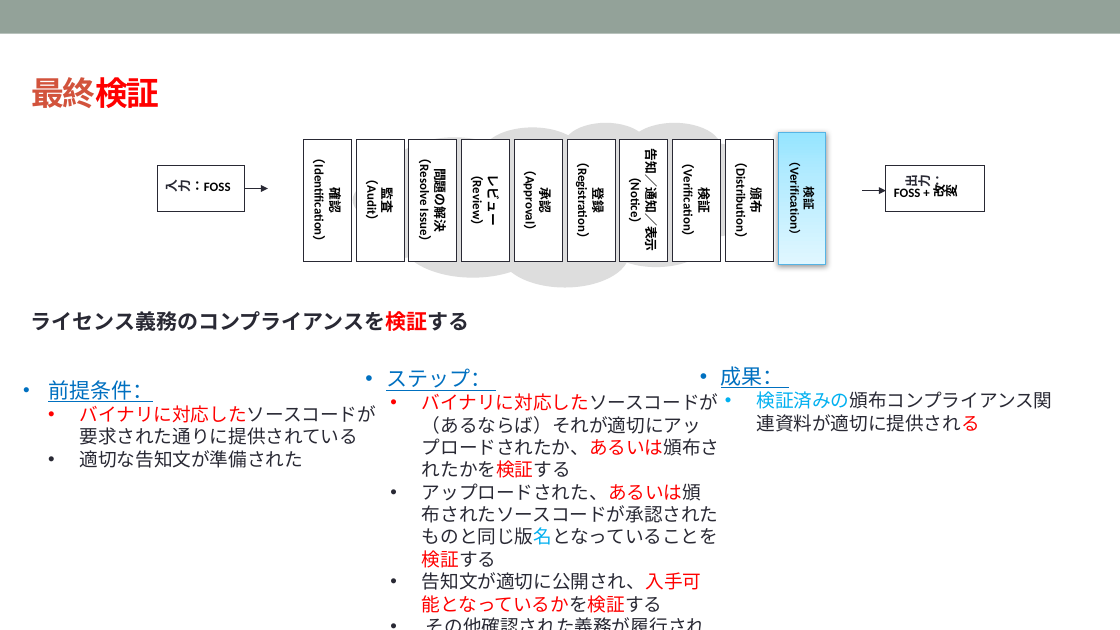
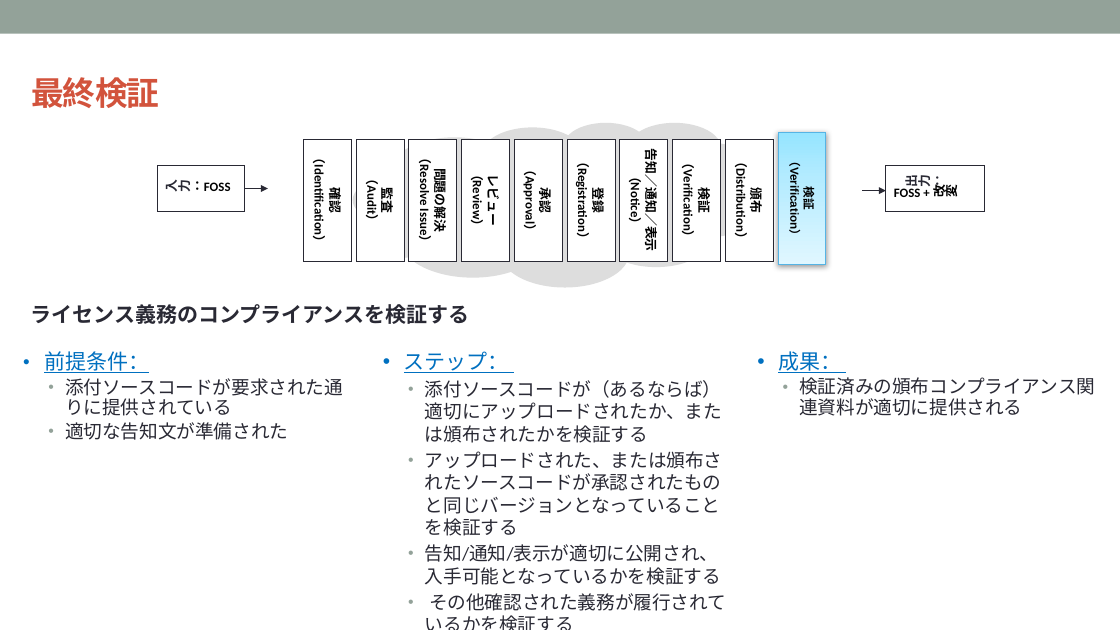
Before and after one commit to OpenChain-Project/Curriculum-Translation-JP, a slide deck: slide 64 of RC/openchain-curriculum-release-2-jp_rc1.0.pptx. Drawn at 1120x630 pixels with LibreOffice and Linux fonts; fonts in the diff are those of the drawing; background and template pictures are left out. Boxes give left, top, right and bottom in pixels: in the first picture for what was removed or moved away, otherwise in the second. Text is boxed around its words. In the diff, an @@ line names an element or a change of style, - is before the commit and + after.

```diff
--- a/RC/openchain-curriculum-release-2-jp_rc1.0.pptx
+++ b/RC/openchain-curriculum-release-2-jp_rc1.0.pptx
@@ text "最終検証" at (x1=31, y1=77, x2=159, y2=108): text colour #FF0000 to #D2533C in "最終検証" @@
@@ text "ライセンス義務のコンプライアンスを検証する" moved from (x1=31, y1=311, x2=470, y2=331) to (x1=31, y1=304, x2=470, y2=324) @@
@@ text "ライセンス義務のコンプライアンスを検証する" at (x1=31, y1=304, x2=470, y2=324): text colour #FF0000 to #292934 in "ライセンス義務のコンプライアンスを検証する" @@
@@ text at (x1=44, y1=351, x2=288, y2=440): indent changed; line spacing 1.5 to 0.9; list level 1 to 2 in "適切な告知文が準備された"; line spacing 1 to 0.9 @@
@@ text "ステップ：" moved from (x1=386, y1=368, x2=720, y2=613) to (x1=404, y1=351, x2=726, y2=611) @@
@@ text at (x1=404, y1=351, x2=726, y2=611): text colour #FF0000 to #292934 in "その他確認された義務が履行されているかを検証する"; line spacing 0.8 to 0.9; list level 1 to 2 in "その他確認された義務が履行されているかを検証する" @@
@@ text "成果：" moved from (x1=721, y1=366, x2=1052, y2=432) to (x1=778, y1=351, x2=1095, y2=416) @@
@@ text at (x1=65, y1=378, x2=343, y2=416): text changed @@
-• バイナリに対応したソースコードが要求された通りに提供されている
+  • 添付ソースコードが要求された通りに提供されている
@@ text at (x1=425, y1=380, x2=723, y2=585): text changed @@
-• バイナリに対応したソースコードが（あるならば）それが適切にアップロードされたか、あるいは頒布されたかを検証する
-• アップロードされた、あるいは頒布されたソースコードが承認されたものと同じ版名となっていることを検証する
-• 告知文が適切に公開され、入手可能となっているかを検証する
+  • 添付ソースコードが（あるならば）適切にアップロードされたか、または頒布されたかを検証する
+  • アップロードされた、または頒布されたソースコードが承認されたものと同じバージョンとなっていることを検証する
+  • 告知/通知/表示が適切に公開され、入手可能となっているかを検証する
@@ text at (x1=799, y1=377, x2=1095, y2=416): text colour #00B0F0 to #292934, text colour #FF0000 to #292934 in "検証済みの頒布コンプライアンス関連資料が適切に提供される"; list level 1 to 2 in "検証済みの頒布コンプライアンス関連資料が適切に提供される"; line spacing 1 to 0.9 @@
```
Also in this commit, not shown: 5 other slides changed.
